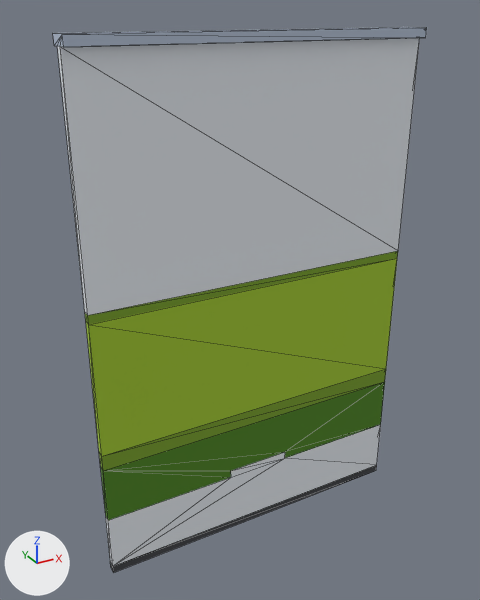
The OBJ model Assets/Models/Building/wall-hallway.obj, before and after one commit.
The view is the same before and after, from a 50 mm lens placed at (-3.57, -5.99, 6.2), pointed at (-0.16, 0.19, 3.11). Arrows for +X, +Y and +Z are at lower left; the lights stay in place. Mesh edges are drawn as thin lines. Where no turn or scale is listed for an object, it has been applied to the vertices. Vertices at the same position are counted once.

The first picture shows 'Untitled'.
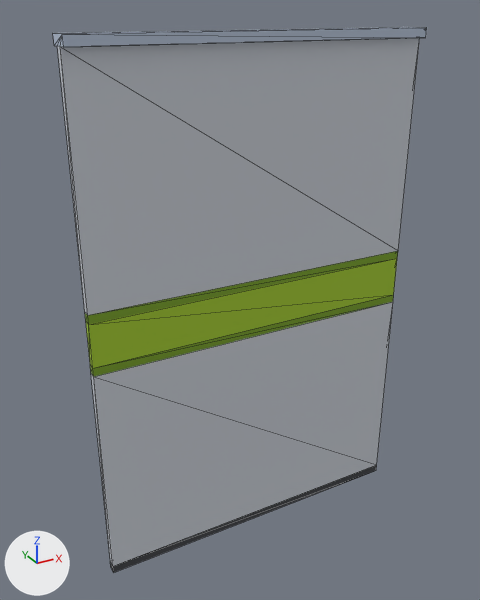
Changed parts and their boxes (x1, y1, x2, y2) in the pictures (480 x 600 px):
part 1 of me_untitled, cut back: (86, 258, 397, 566) in both
part 2 of me_untitled, surface changed: (57, 38, 419, 315) in both

The edits, one by one:
me_untitled is used by ob_untitled; location (0.0, 0.0, 0.0).
me_untitled had 48 vertices, 92 faces and spanned x -2.0..2.0, y -0.1..0.2, z 0.0..6.0.
me_untitled now has 36 vertices, 68 faces and spans x -2.0..2.0, y -0.1..0.2, z 0.0..6.0.
Part 1, on me_untitled:
16 vertices are removed from x -2.0..2.0, y 0.0..0.1, z 0.8..1.5.
40 faces are deleted.
4 vertices in x -2.0..2.0, y 0.0..0.1, z 1.7 move by (0.0, 0.0, 1.1).
4 vertices are added at (-2.0, 0.0, 2.7), (-2.0, 0.1, 2.7), (2.0, 0.0, 2.7), (2.0, 0.1, 2.7).
16 new faces join them.
me_untitled part 2: 8 kept faces spanning x -2.0..2.0, y 0.0..0.1, z 3.4..5.9 get new texture (UV) coordinates.
